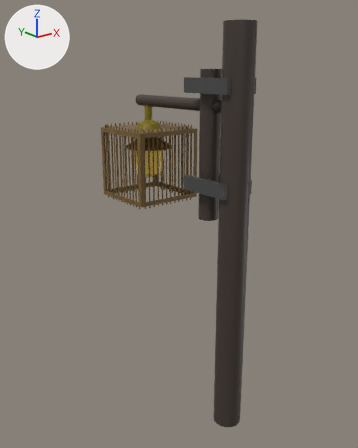
The FBX model Assets/FBX/LightPost2.fbx as it was, and as the next commit left it.
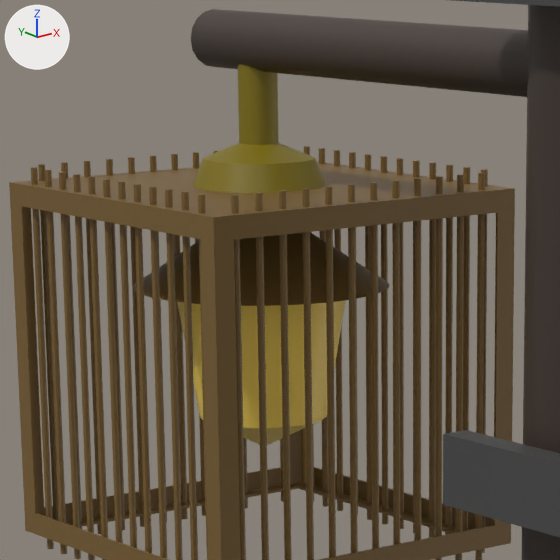
Each version appears first whole from a 50 mm camera at (-5.31, -5.27, 5.93) aimed at (-0.03, 1.34, 3.29), and next in a close-up on the part from 28% to 58% of the width and 21% to 45% of the height. The axes (+X, +Y, +Z) are drawn at upper left. The lights are the same throughout. Where no turn or scale is listed for an object, it has been applied to the vertices.
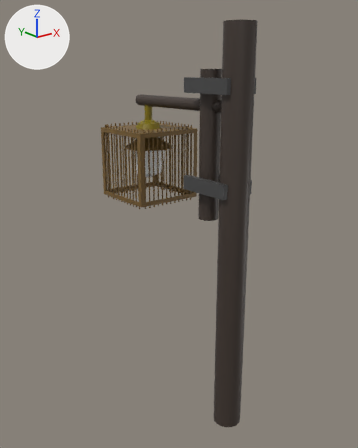
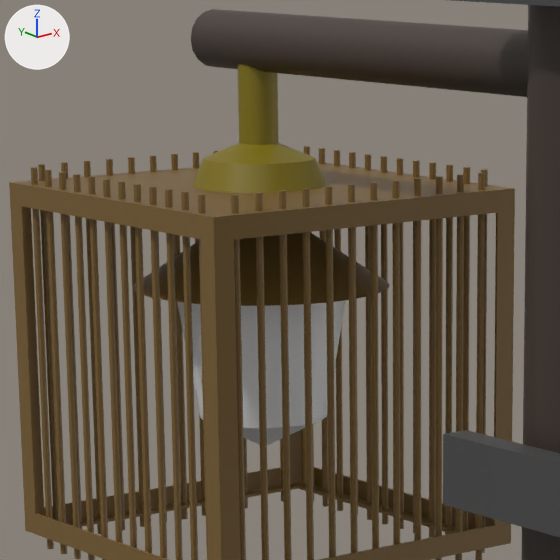
Boxes [x1, y1, x2, y2] around the edits, measured in the close-ups (560 x 560 px):
```json
{"part": 1, "of": "me_cylinder_011", "change": "recoloured", "before": [177, 300, 346, 445], "after": [177, 300, 346, 445], "on screen": "yellow to grey"}
```

Scene script edits in JSON lines:
```json
{"op": "add", "block": "mat_glass", "code": ["mat_glass = principled_material('Glass')", "mat_glass.base_color = (0.8, 0.8, 0.8)  # white #e7e7e7"]}
{"block": "me_cylinder_011", "where": "me_cylinder_011.from_pydata(...)  # 2436 vertices, 1762 faces; spans x -0.65..0.62, y -0.23..2.87, z -0.02..6.56"}
{"block": "me_cylinder_011", "where": "# used by ob_cube; location = (0.0, 0.0, 0.0)"}
{"block": "me_cylinder_011", "change": "me_cylinder_011 part 1: all 128 faces centred in x -0.28..0.25, y 1.98..2.51, z 4.05..4.32 switch from mat_lamp (picture img_paletainternaveiculosposte_png) to mat_glass (white #e7e7e7)"}
```
